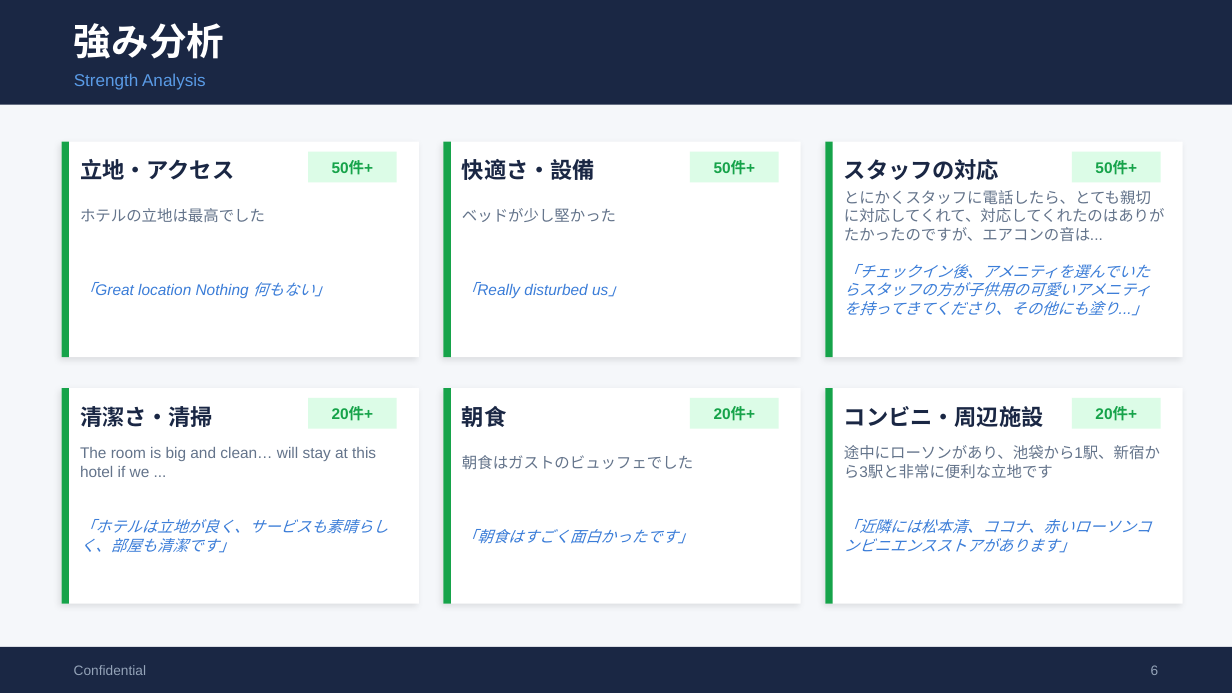
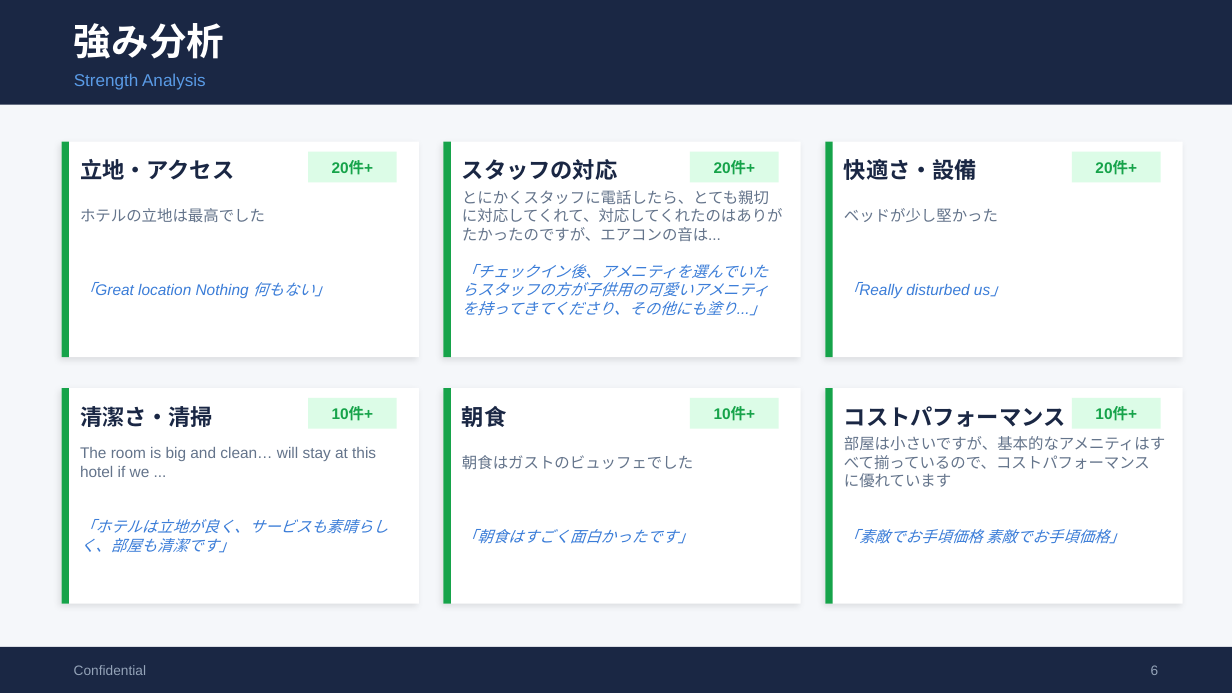
Before and after one commit to TAKAHASHIMITSUGU329/primechange-portal, a slide deck: slide 6 of 納品レポート/ホテル別レポート/richmond_mejiro_口コミ分析レポート.pptx. Drawn at 1232x693 pixels with LibreOffice and Linux fonts; fonts in the diff are those of the drawing. Boxes give left, top, right and bottom in pixels: in the first picture for what was removed or moved away, otherwise in the second. Text is boxed around its words. In the diff, an @@ line names an element or a change of style, - is before the commit and + after.

```diff
--- a/納品レポート/ホテル別レポート/richmond_mejiro_口コミ分析レポート.pptx
+++ b/納品レポート/ホテル別レポート/richmond_mejiro_口コミ分析レポート.pptx
@@ text at (x1=332, y1=160, x2=374, y2=175): text changed @@
-50件+
+20件+
@@ text at (x1=462, y1=159, x2=617, y2=180): text changed @@
-快適さ・設備
+スタッフの対応
@@ text at (x1=714, y1=160, x2=756, y2=175): text changed @@
-50件+
+20件+
@@ text at (x1=844, y1=159, x2=977, y2=180): text changed @@
-スタッフの対応
+快適さ・設備
@@ text at (x1=1095, y1=160, x2=1137, y2=175): text changed @@
-50件+
+20件+
@@ text at (x1=462, y1=190, x2=783, y2=241): text changed @@
-ベッドが少し堅かった
+とにかくスタッフに電話したら、とても親切に対応してくれて、対応してくれたのはありがたかったのですが、エアコンの音は...
@@ text at (x1=844, y1=208, x2=998, y2=222): text changed @@
-とにかくスタッフに電話したら、とても親切に対応してくれて、対応してくれたのはありがたかったのですが、エアコンの音は...
+ベッドが少し堅かった
@@ text at (x1=462, y1=264, x2=769, y2=316): text changed @@
-「Really disturbed us」
+「チェックイン後、アメニティを選んでいたらスタッフの方が子供用の可愛いアメニティを持ってきてくださり、その他にも塗り...」
@@ text at (x1=844, y1=282, x2=1005, y2=298): text changed @@
-「チェックイン後、アメニティを選んでいたらスタッフの方が子供用の可愛いアメニティを持ってきてくださり、その他にも塗り...」
+「Really disturbed us」
@@ text at (x1=332, y1=407, x2=374, y2=421): text changed @@
-20件+
+10件+
@@ text at (x1=714, y1=407, x2=756, y2=421): text changed @@
-20件+
+10件+
@@ text at (x1=844, y1=406, x2=1065, y2=427): text changed @@
-コンビニ・周辺施設
+コストパフォーマンス
@@ text at (x1=1095, y1=407, x2=1137, y2=421): text changed @@
-20件+
+10件+
@@ text at (x1=844, y1=436, x2=1165, y2=487): text changed @@
-途中にローソンがあり、池袋から1駅、新宿から3駅と非常に便利な立地です
+部屋は小さいですが、基本的なアメニティはすべて揃っているので、コストパフォーマンスに優れています
@@ text at (x1=844, y1=529, x2=1125, y2=544): text changed @@
-「近隣には松本清、ココナ、赤いローソンコンビニエンスストアがあります」
+「素敵でお手頃価格 素敵でお手頃価格」
```
Also in this commit, not shown: 7 other slides changed, 37 other files.
